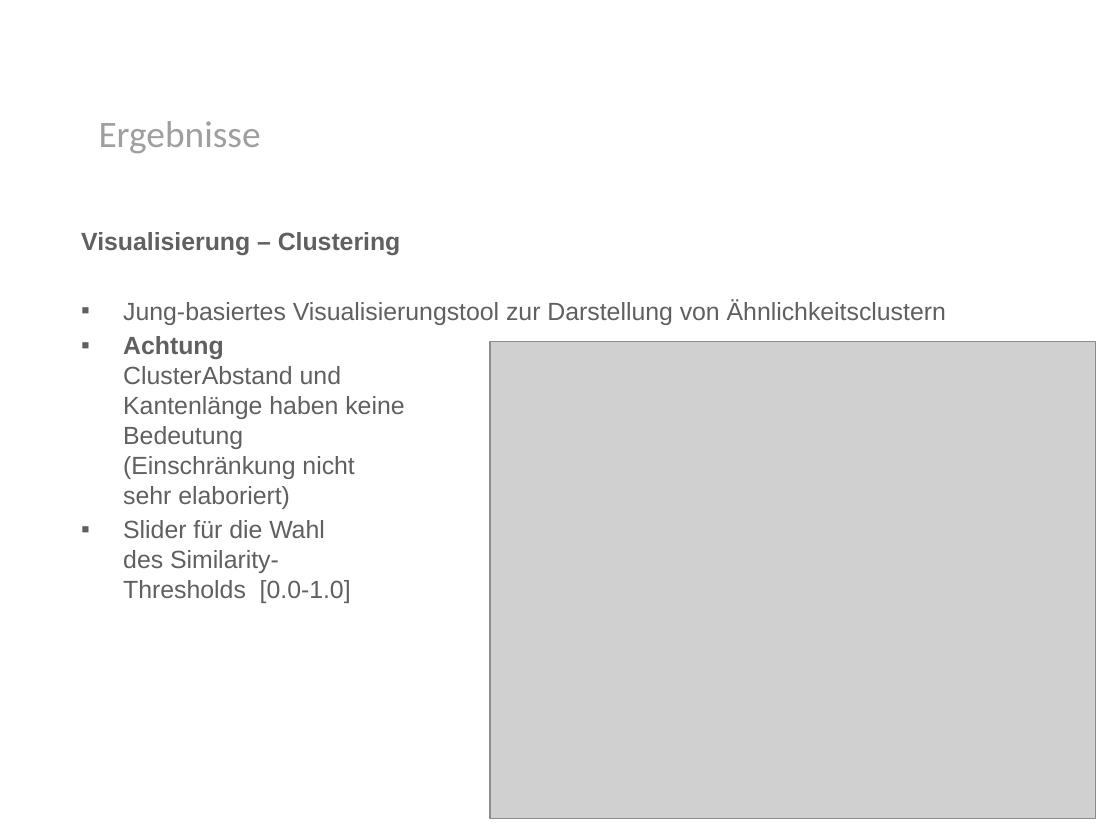
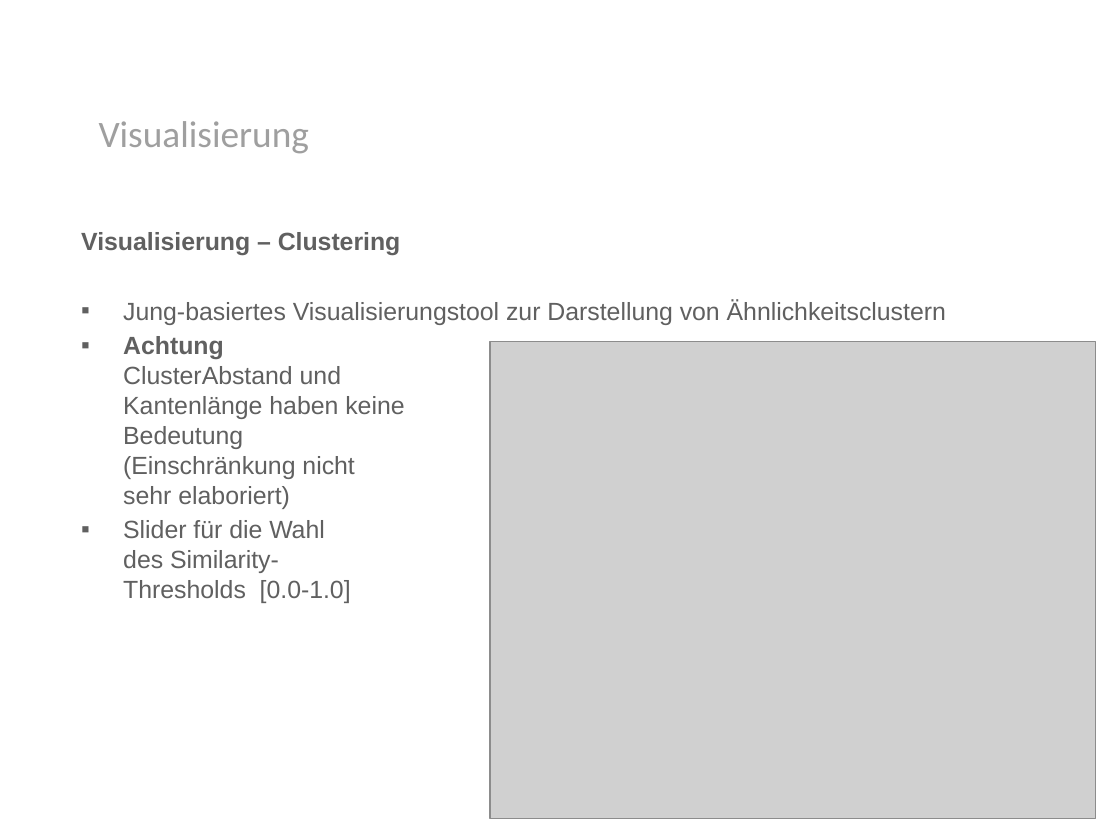
Before and after one commit to rohanprojects/mirlastfm, a slide deck: slide 17 of presentation/presentation.pptx. Drawn at 1120x840 pixels with LibreOffice and Linux fonts; fonts in the diff are those of the drawing; grey boxes stand for pictures; background and template pictures are left out. Boxes give left, top, right and bottom in pixels: in the first picture for what was removed or moved away, otherwise in the second. Text is boxed around its words. In the diff, an @@ line names an element or a change of style, - is before the commit and + after.

```diff
--- a/presentation/presentation.pptx
+++ b/presentation/presentation.pptx
@@ text at (x1=99, y1=121, x2=309, y2=153): text changed @@
-Ergebnisse
+Visualisierung
```
Also in this commit, not shown: 8 other slides changed.
